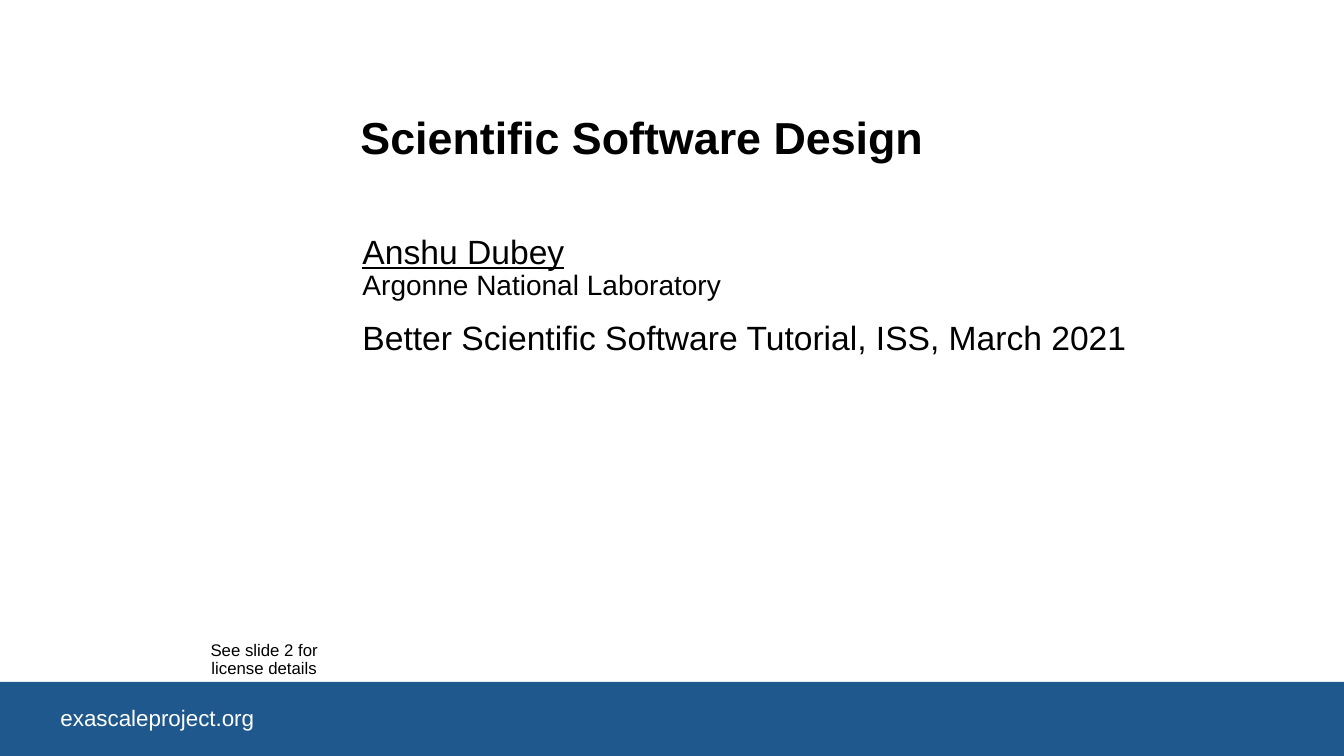
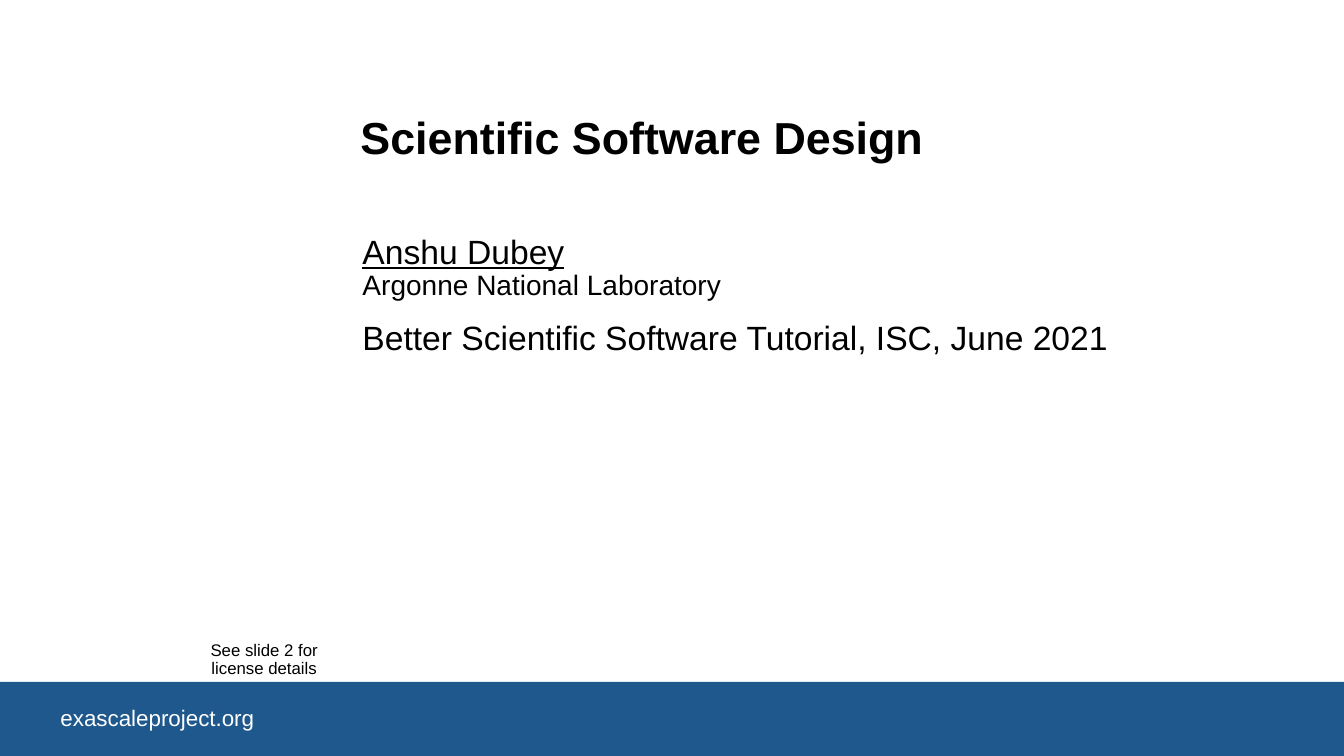
Before and after one commit to bssw-tutorial/presentations, a slide deck: slide 1 of design.pptx. Drawn at 1344x756 pixels with LibreOffice and Linux fonts; fonts in the diff are those of the drawing; background and template pictures are left out. Boxes give left, top, right and bottom in pixels: in the first picture for what was removed or moved away, otherwise in the second. Text is boxed around its words. In the diff, an @@ line names an element or a change of style, - is before the commit and + after.

```diff
--- a/design.pptx
+++ b/design.pptx
@@ subtitle at [362,325,1108,355]: text changed @@
-Better Scientific Software Tutorial, ISS, March 2021
+Better Scientific Software Tutorial, ISC, June 2021
```
Also in this commit, not shown: 4 other slides changed, 12 slides added, 1 other file.
